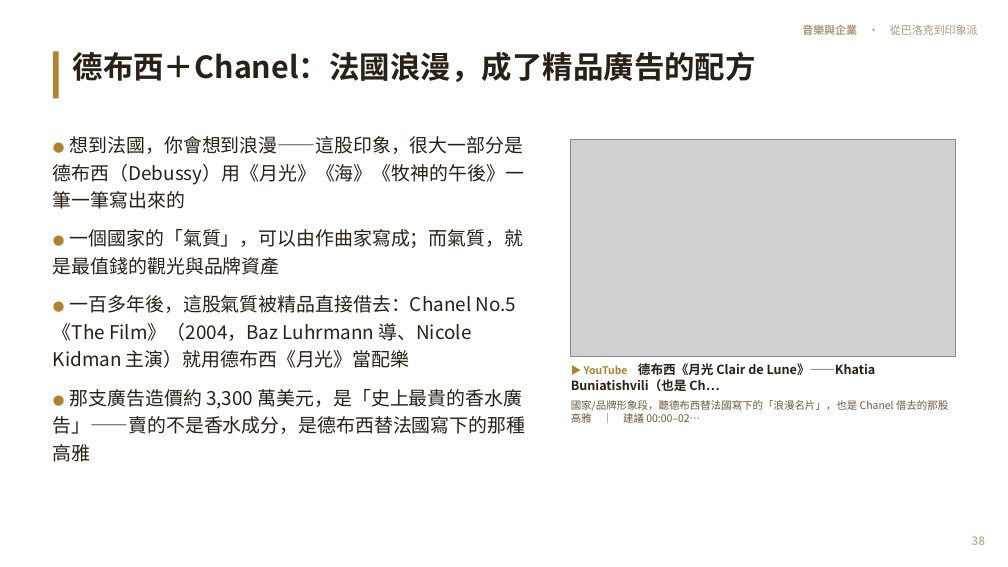
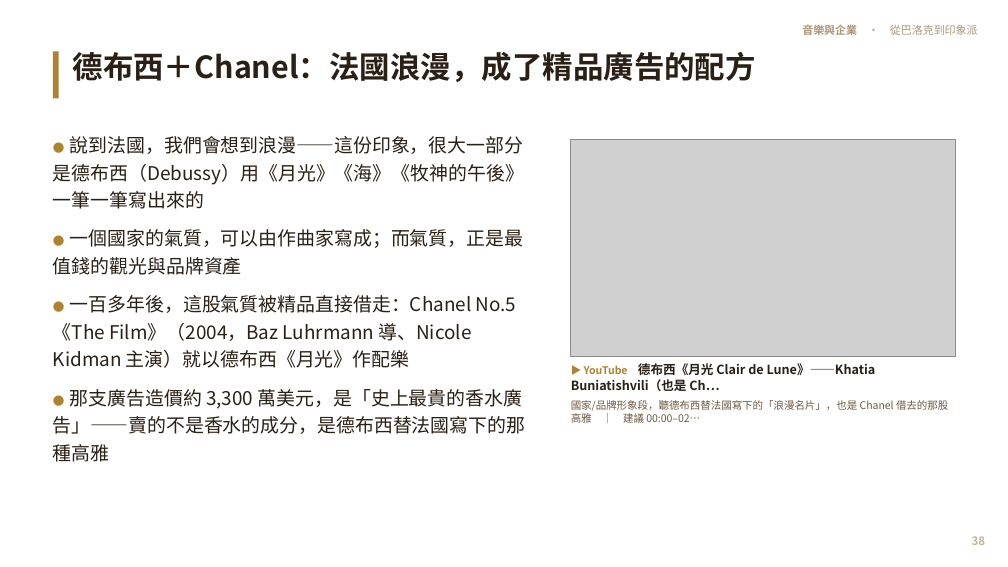
Before and after one commit to kblab2024/music-business-lecture, a slide deck: slide 38 of docs/downloads/音樂與企業-投影片.pptx. Drawn at 1008x567 pixels with LibreOffice and Linux fonts; fonts in the diff are those of the drawing; grey boxes stand for pictures. Boxes give left, top, right and bottom in pixels: in the first picture for what was removed or moved away, otherwise in the second. Text is boxed around its words. In the diff, an @@ line names an element or a change of style, - is before the commit and + after.

```diff
--- a/docs/downloads/音樂與企業-投影片.pptx
+++ b/docs/downloads/音樂與企業-投影片.pptx
@@ text at [53, 136, 526, 462]: text changed @@
-● 想到法國，你會想到浪漫——這股印象，很大一部分是德布西（Debussy）用《月光》《海》《牧神的午後》一筆一筆寫出來的
-● 一個國家的「氣質」，可以由作曲家寫成；而氣質，就是最值錢的觀光與品牌資產
-● 一百多年後，這股氣質被精品直接借去：Chanel No.5《The Film》（2004，Baz Luhrmann 導、Nicole Kidman 主演）就用德布西《月光》當配樂
-● 那支廣告造價約 3,300 萬美元，是「史上最貴的香水廣告」——賣的不是香水成分，是德布西替法國寫下的那種高雅
+● 說到法國，我們會想到浪漫——這份印象，很大一部分是德布西（Debussy）用《月光》《海》《牧神的午後》一筆一筆寫出來的
+● 一個國家的氣質，可以由作曲家寫成；而氣質，正是最值錢的觀光與品牌資產
+● 一百多年後，這股氣質被精品直接借走：Chanel No.5《The Film》（2004，Baz Luhrmann 導、Nicole Kidman 主演）就以德布西《月光》作配樂
+● 那支廣告造價約 3,300 萬美元，是「史上最貴的香水廣告」——賣的不是香水的成分，是德布西替法國寫下的那種高雅
```
Also in this commit, not shown: 54 other slides changed, 7 other files.
